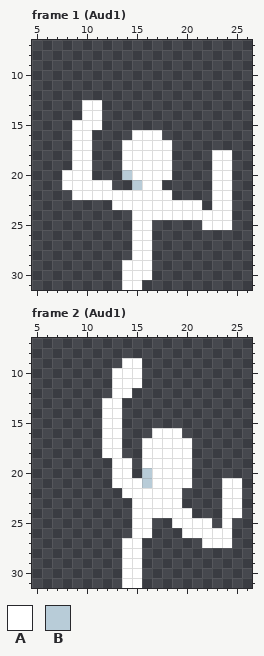
Edited in one commit: pixel-art file (SuperAction/Assets/Sprites/Stage/Audience.aseprite). That is the earlier state.
32x32 pixels, 20 frames. Shown: frame 1 (Aud1): x 5..26, y 7..31; frame 2 (Aud1): x 5..26, y 7..31. The commit also changed other frames, which this record leaves out.
Palette (. is transparent): A #ffffff  B #b8ccd8
Pixels before, frame 1 (Aud1), first column x 8:
13 ..AA.............
14 ..AA.............
15 .AAA.............
16 .AA....AAA.......
17 .AA...AAAAA......
18 .AA...AAAAA....AA
19 .AA...AAAAA....AA
20 AAA...BAAAA....AA
21 AAAAA..BAA.....AA
22 .AAAAAAAAAA....AA
23 .....AAAAAAAAA.AA
24 .......AAAAAAAAAA
25 .......AA.....AAA
26 .......AA........
27 .......AA........
28 .......AA........
29 ......AAA........
30 ......AAA........
31 ......AA.........
Pixels before, frame 2 (Aud1), first column x 12:
 9 ..AA..........
10 .AAA..........
11 .AAA..........
12 .AA...........
13 AA............
14 AA............
15 AA............
16 AA...AAA......
17 AA..AAAAA.....
18 AA..AAAAA.....
19 .AA.AAAAA.....
20 .AA.BAAAA.....
21 .AAABAAAA...AA
22 ..AAAAAA....AA
23 ...AAAAA....AA
24 ...AAAAAA...AA
25 ...AA..AAAA.A.
26 ...AA...AAAAA.
27 ..AA......AAA.
28 ..AA..........
29 ..AA..........
30 ..AA..........
31 ..AA..........
The same view after the edit:
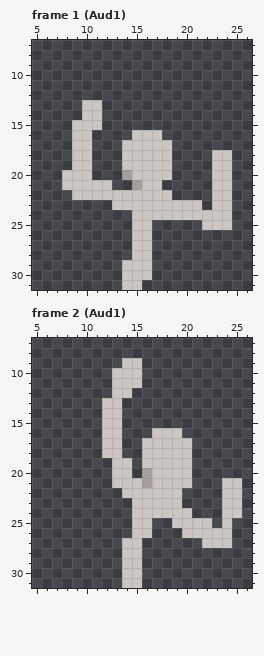
Edits made:
colour A: #ffffff -> #cbc6c1
colour B: #b8ccd8 -> #a69e9a
